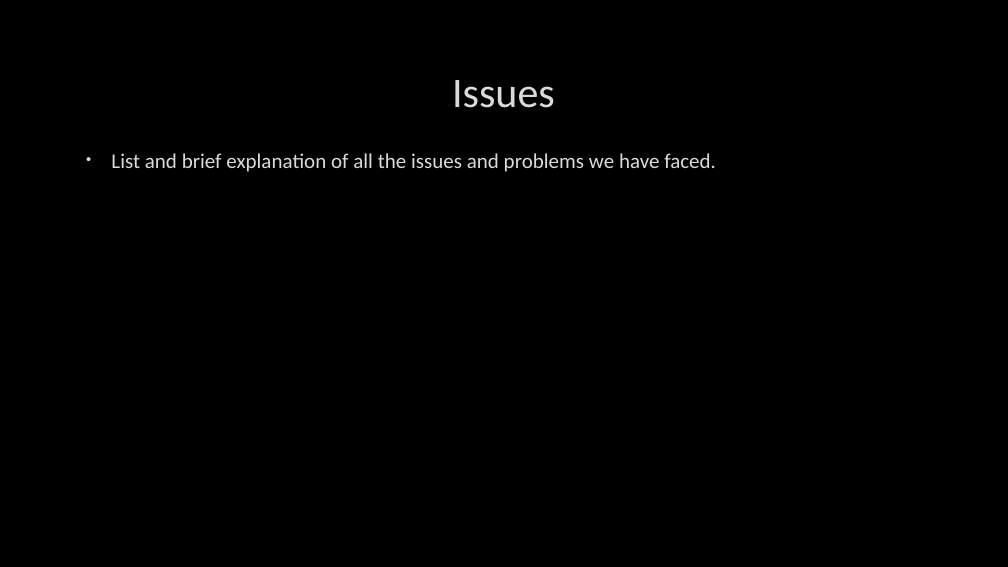
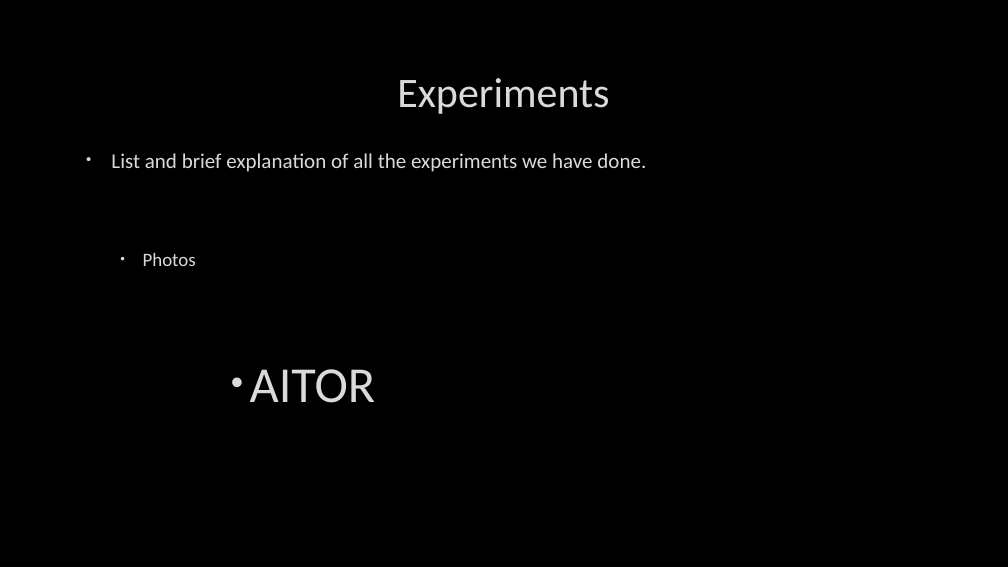
Before and after one commit to upc-postgrads/BrainScan, a slide deck: slide 9 of BrainScan_19.pptx (slide 6 before the commit). Drawn at 1008x567 pixels with LibreOffice and Linux fonts; fonts in the diff are those of the drawing; background and template pictures are left out. Boxes give left, top, right and bottom in pixels: in the first picture for what was removed or moved away, otherwise in the second. Text is boxed around its words. In the diff, an @@ line names an element or a change of style, - is before the commit and + after.

```diff
--- a/BrainScan_19.pptx
+++ b/BrainScan_19.pptx
@@ title at (397,78,609,114): text changed @@
-Issues
+Experiments
@@ text at (111,153,646,403): text changed @@
-• List and brief explanation of all the issues and problems we have faced.
+• List and brief explanation of all the experiments we have done.
+  • Photos
+          • AITOR
```
Also in this commit, not shown: 2 other slides changed, 4 slides added, 1 slide removed.
